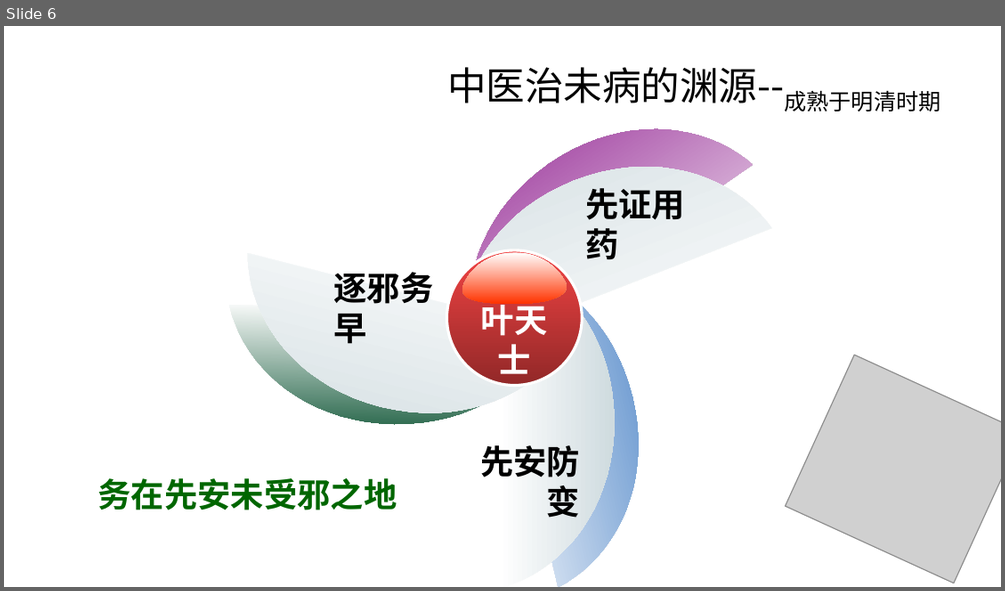
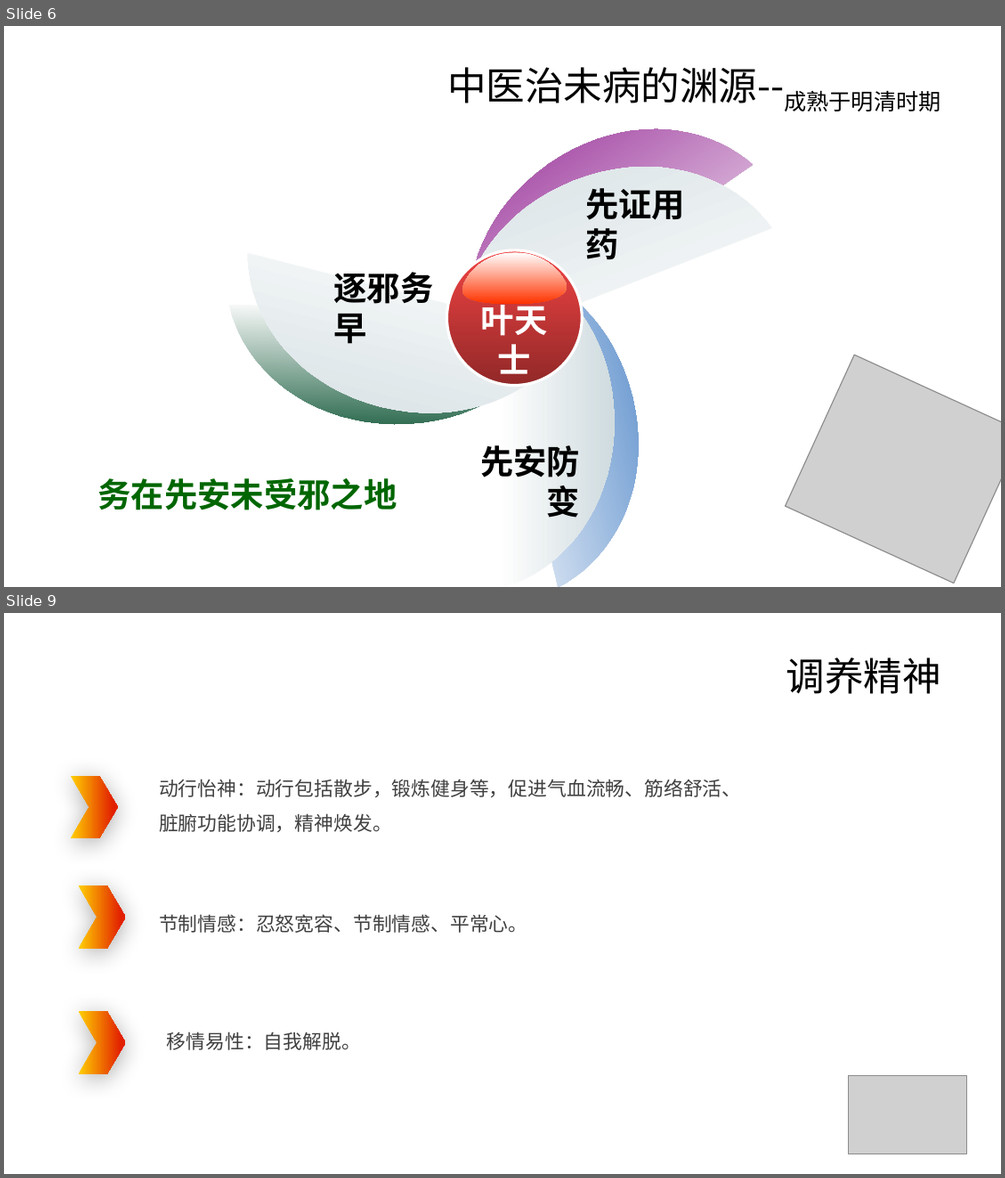
Before and after one commit to sdaulldd/PersonalWork, a slide deck: Document/中国风ppt模板-中医营养.pptx. Shown one above the other, each under a label of ours: slide 6 before the commit, slides 6 and 9 after it; the slides between them are not shown. The pictures are 1005x591 and 1005x1178 pixels, drawn with LibreOffice and Linux fonts; fonts in the diff are those of the drawing; grey boxes stand for pictures; background and template pictures are left out. Boxes give left, top, right and bottom in pixels: in the first picture for what was removed or moved away, otherwise in the second. Text is boxed around its words. In the diff, an @@ line names an element or a change of style, - is before the commit and + after.

```diff
--- a/Document/中国风ppt模板-中医营养.pptx
+++ b/Document/中国风ppt模板-中医营养.pptx
@@ slide 9 added at box(4, 613, 1001, 1174), background picture (left out) @@
@@ title added at box(786, 657, 941, 694), 28 pt, text #000000 @@
+调养精神
@@ chevron added at box(71, 776, 118, 838), fill gradient #FFCF01 to #E22000 @@
@@ text added at box(159, 779, 741, 832), 14 pt, text #404040 @@
+动行怡神：动行包括散步，锻炼健身等，促进气血流畅、筋络舒活、脏腑功能协调，精神焕发。
@@ chevron added at box(79, 885, 126, 948), fill gradient #FFCF01 to #E22000 @@
@@ text added at box(159, 914, 527, 933), 14 pt, text #404040 @@
+节制情感：忍怒宽容、节制情感、平常心。
@@ chevron added at box(79, 1011, 126, 1073), fill gradient #FFCF01 to #E22000 @@
@@ text added at box(167, 1031, 361, 1050), 14 pt, text #404040 @@
+移情易性：自我解脱。
@@ picture added at box(848, 1076, 967, 1154) @@
```
Also in this commit, not shown: 3 slides changed, 7 other slides added, 5 slides removed.
